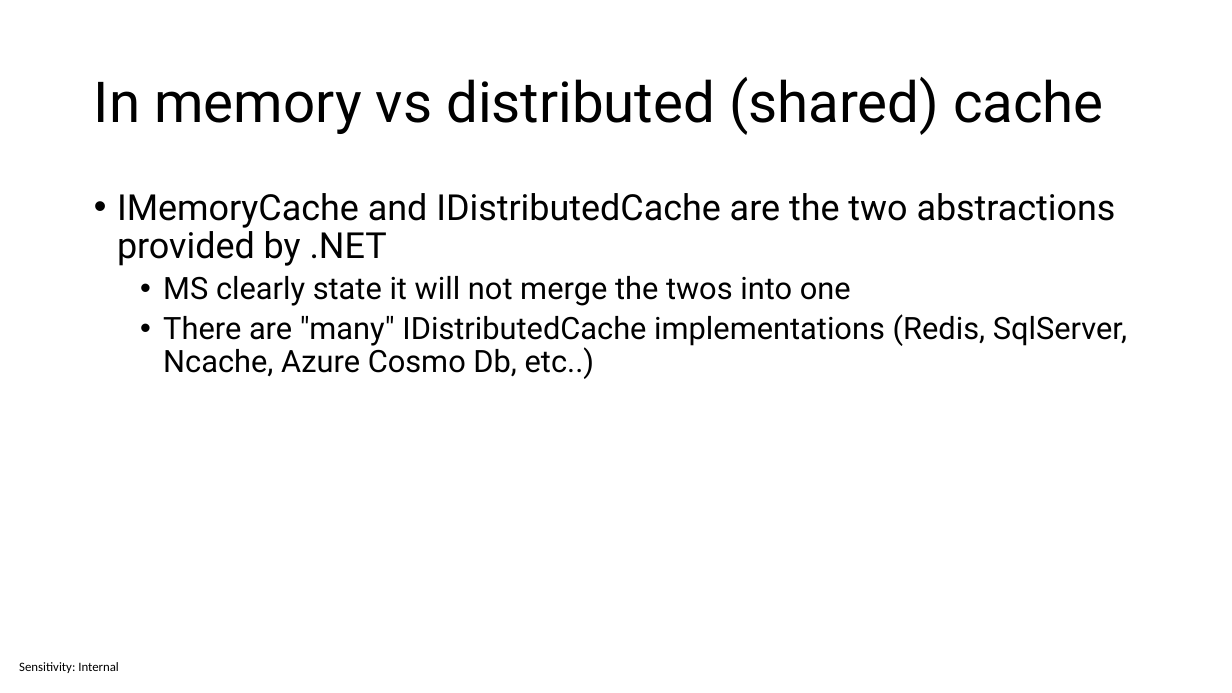
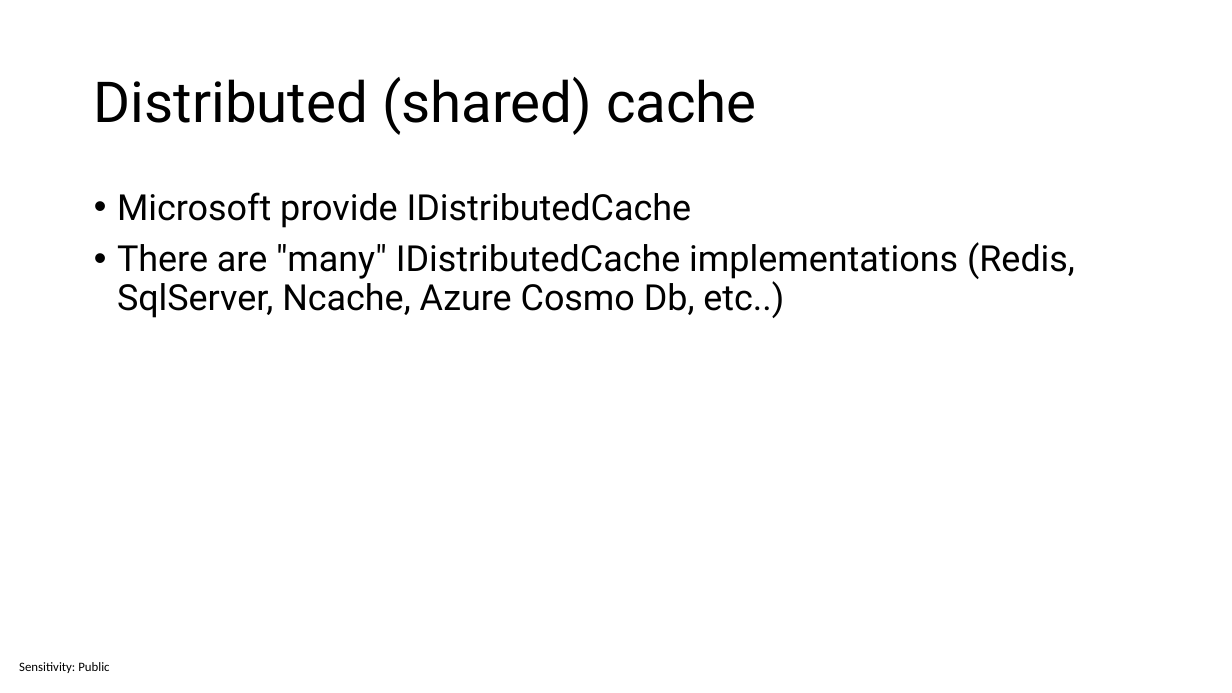
Before and after one commit to sabbadino/cache-like-a-pro-fusion-cache, a slide deck: slide 10 of cache-like-a-pro.pptx (slide 14 before the commit). Drawn at 1232x693 pixels with LibreOffice and Linux fonts; fonts in the diff are those of the drawing. Boxes give left, top, right and bottom in pixels: in the first picture for what was removed or moved away, otherwise in the second. Text is boxed around its words. In the diff, an @@ line names an element or a change of style, - is before the commit and + after.

```diff
--- a/cache-like-a-pro.pptx
+++ b/cache-like-a-pro.pptx
@@ title at [94, 77, 757, 135]: text changed @@
-In memory vs distributed (shared) cache
+Distributed (shared) cache
@@ text at [117, 192, 692, 228]: text changed @@
-• IMemoryCache and IDistributedCache are the two abstractions provided by .NET
-  • MS clearly state it will not merge the twos into one
+• Microsoft provide IDistributedCache
@@ text at [117, 242, 1075, 318]: size 24 to 28 pt in "There are "many" IDistributedCache implementations (Redis, S ..."; list level 2 to 1 in "There are "many" IDistributedCache implementations ..." @@
@@ text at [19, 662, 109, 673]: text changed @@
-Sensitivity: Internal
+Sensitivity: Public
```
Also in this commit, not shown: 38 other slides changed, 4 slides added, 1 other file.
